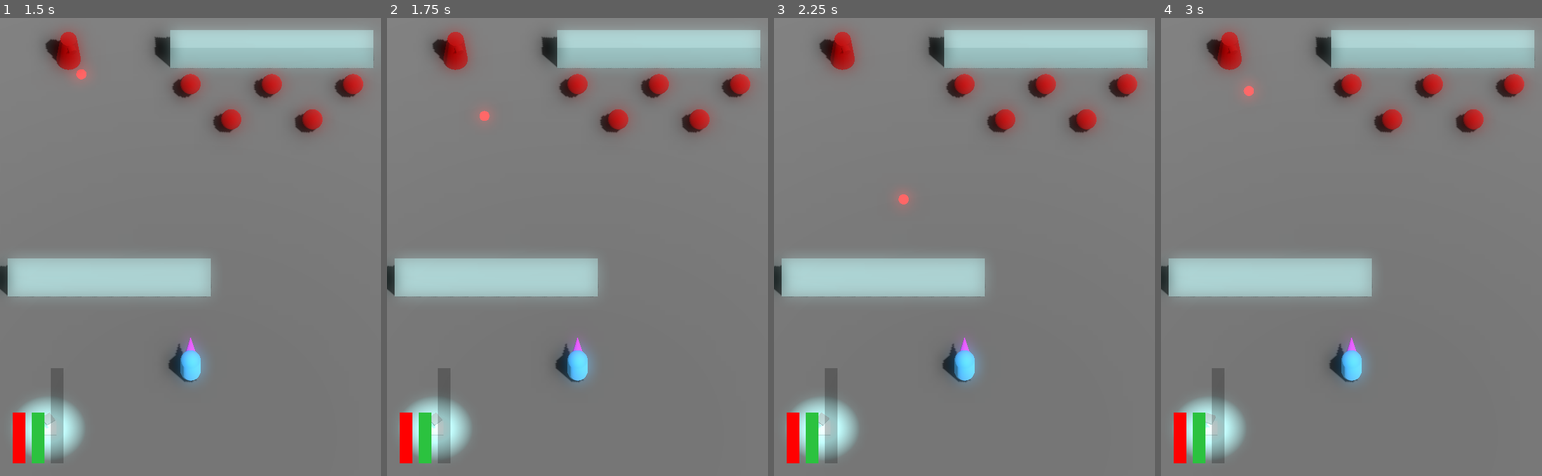
Above: before the commit, frames 1-4 (left to right).
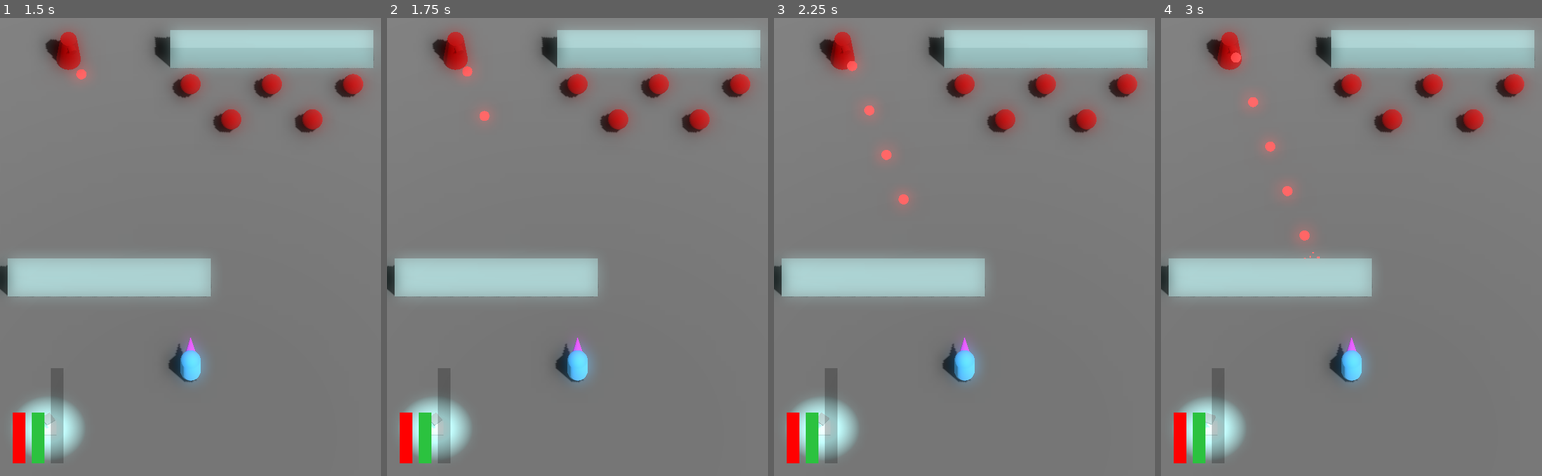
Above: after the commit, the same moments.

Repository: JackEvans24/bullet-absorb
Game: Godot game, scene res://scenes/main.tscn
Same seed, same stepped clock (60 frames per second), same inputs: the game is played once before the commit and once after it.
Inputs:
- Up to frame 1 (1.5 s): tap Enter at 1.25 s
- Up to frame 2 (1.75 s): no input
- Up to frame 3 (2.25 s): no input
- Up to frame 4 (3 s): no input

Frame 1 is identical in both runs. In frame 2, less than 0.1% of the frame differs, in the area x 19-23%, y 10-14%; in frame 3, 0.2%; in frame 4, 0.4%, in the area x 18-42%, y 7-53%.

Commit message:
fix: use correct timeout in variable timer

Diff:
--- a/prefabs/enemies/turret.tscn
+++ b/prefabs/enemies/turret.tscn
@@ -54,7 +54,7 @@
 
 [node name="FireTimer" type="Timer" parent="." index="7"]
 wait_time = 0.25
-autostart = true
+one_shot = true
 script = ExtResource("5_128lh")
 
 [node name="Wait" type="Node" parent="FireTimer" index="0"]
--- a/prefabs/enemies/wanderer.tscn
+++ b/prefabs/enemies/wanderer.tscn
@@ -60,7 +60,7 @@
 
 [node name="FireTimer" type="Timer" parent="."]
 wait_time = 0.25
-autostart = true
+one_shot = true
 script = ExtResource("5_b2h5o")
 
 [node name="Wait" type="Node" parent="FireTimer"]
--- a/scripts/mechanics/shared/variable_timer.gd
+++ b/scripts/mechanics/shared/variable_timer.gd
@@ -14,11 +14,13 @@
     wait_time = time_bounds[config_index].duration
 
     timeout.connect(_on_timeout)
+    start()
 
 func _on_timeout():
     iteration_index += 1
 
     if iteration_index < time_bounds[config_index].iterations:
+        start()
         return
 
     config_index += 1
@@ -27,3 +29,5 @@
 
     iteration_index = 0
     wait_time = time_bounds[config_index].duration
+
+    start()
